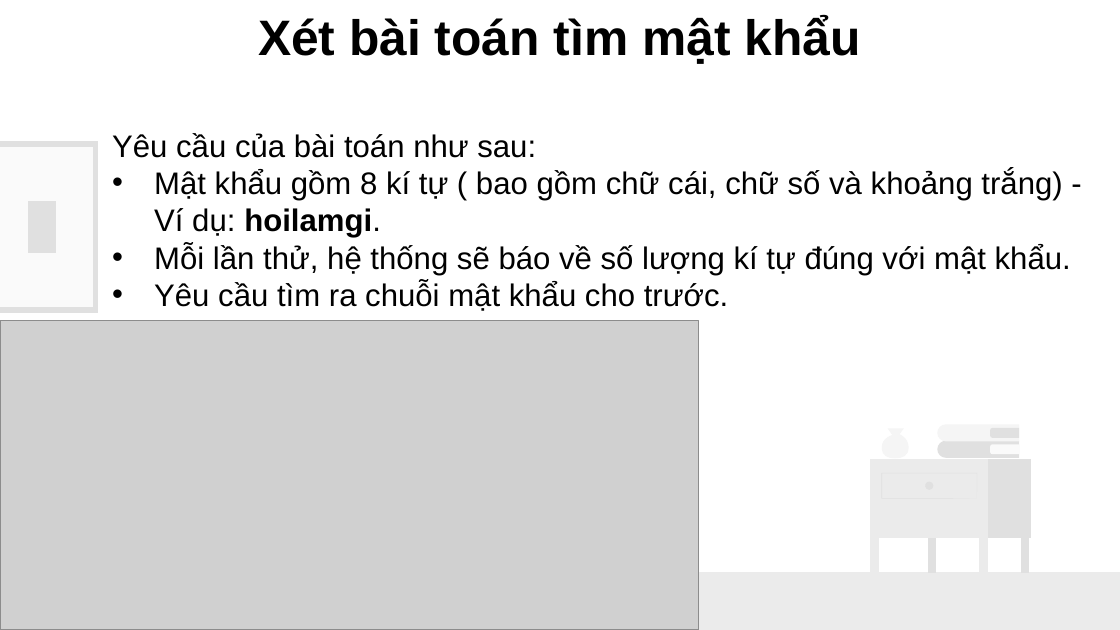
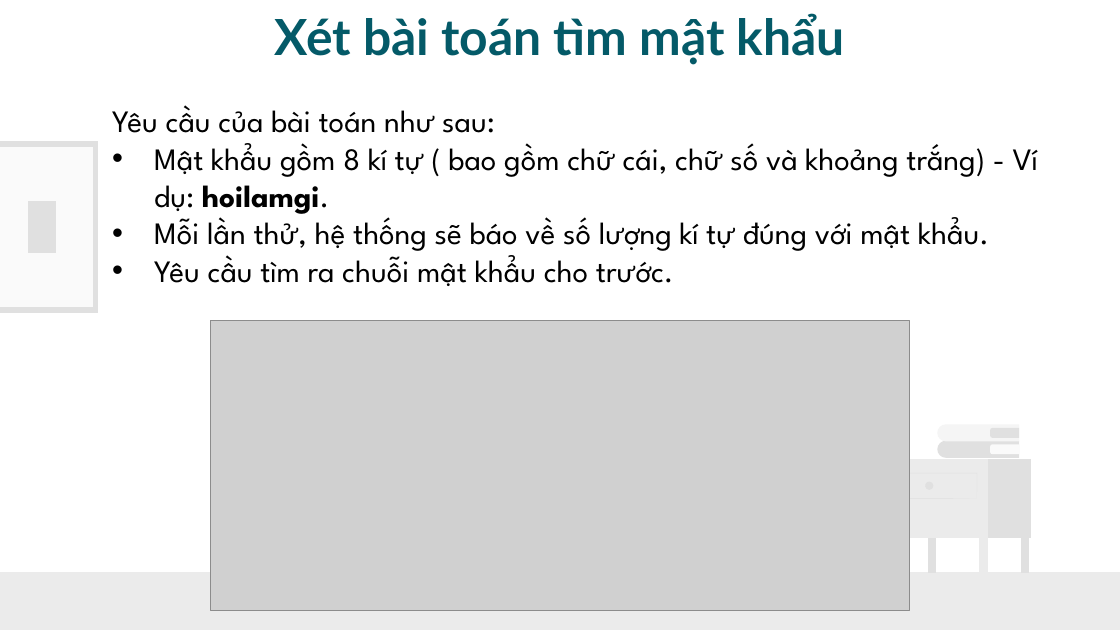
Before and after one commit to TooCuteToo/GiaiThuatTienHoa, a slide deck: slide 11 of ThuatTienHoa_I.pptx (slide 10 before the commit). Drawn at 1120x630 pixels with LibreOffice and Linux fonts; fonts in the diff are those of the drawing; grey boxes stand for pictures. Boxes give left, top, right and bottom in pixels: in the first picture for what was removed or moved away, otherwise in the second. Text is boxed around its words. In the diff, an @@ line names an element or a change of style, - is before the commit and + after.

```diff
--- a/ThuatTienHoa_I.pptx
+++ b/ThuatTienHoa_I.pptx
@@ text "Xét bài toán tìm mật ..." at [275, 13, 845, 64]: font Arial to Lato, text colour #000000 to #045A68 @@
@@ text "Yêu cầu của bài toán ...": place and size @@
-text "Yêu cầu của bài toán ..." at [112, 133, 1071, 311]
+text "Yêu cầu của bài toán ..." at [112, 105, 1038, 286]
@@ text "Yêu cầu của bài toán ..." at [112, 105, 1038, 286]: font Arial to League Spartan @@
@@ picture: place and size @@
-picture at [0, 320, 699, 629]
+picture at [211, 320, 909, 610]
@@ freeform shape removed at [870, 539, 879, 573] @@
```
Also in this commit, not shown: 24 other slides changed, 1 slide added, 1 other file.
